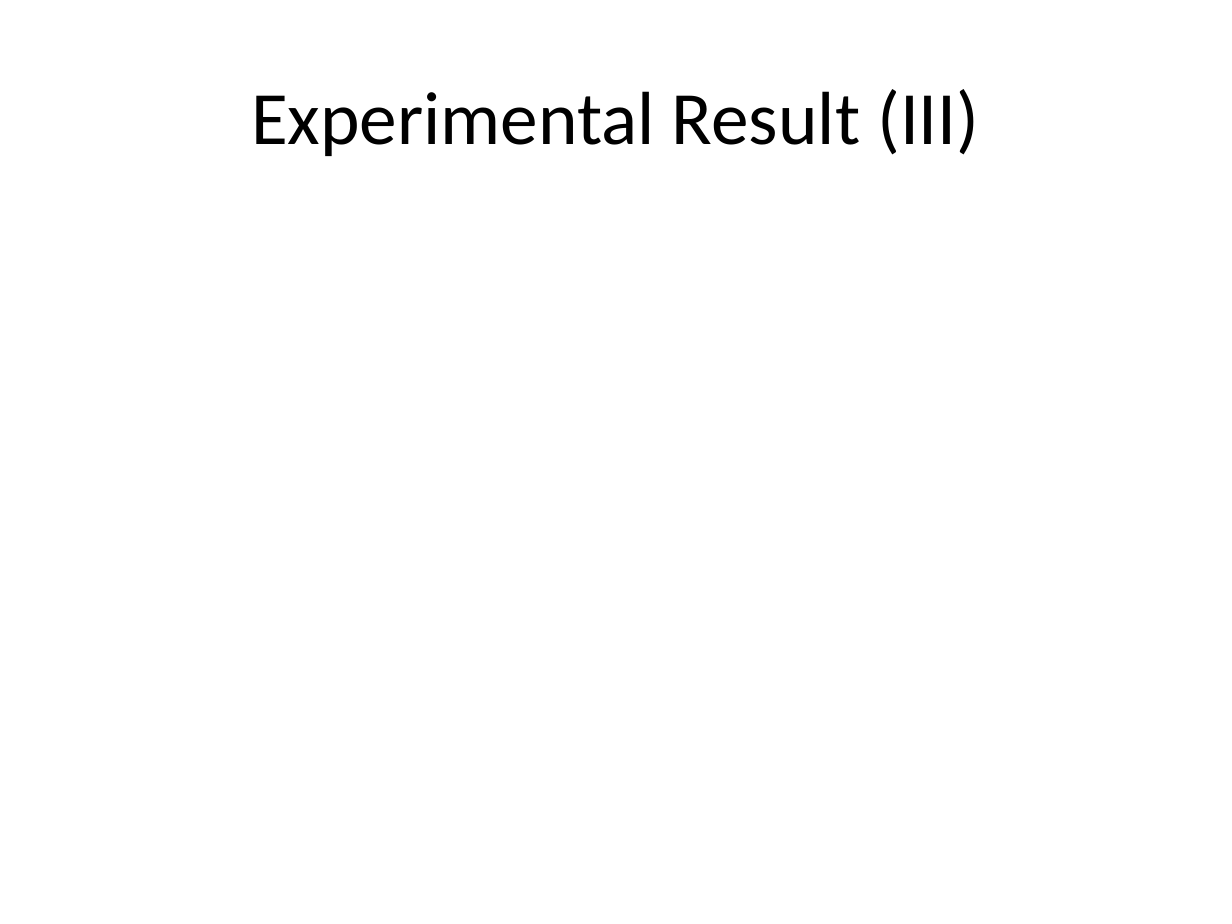
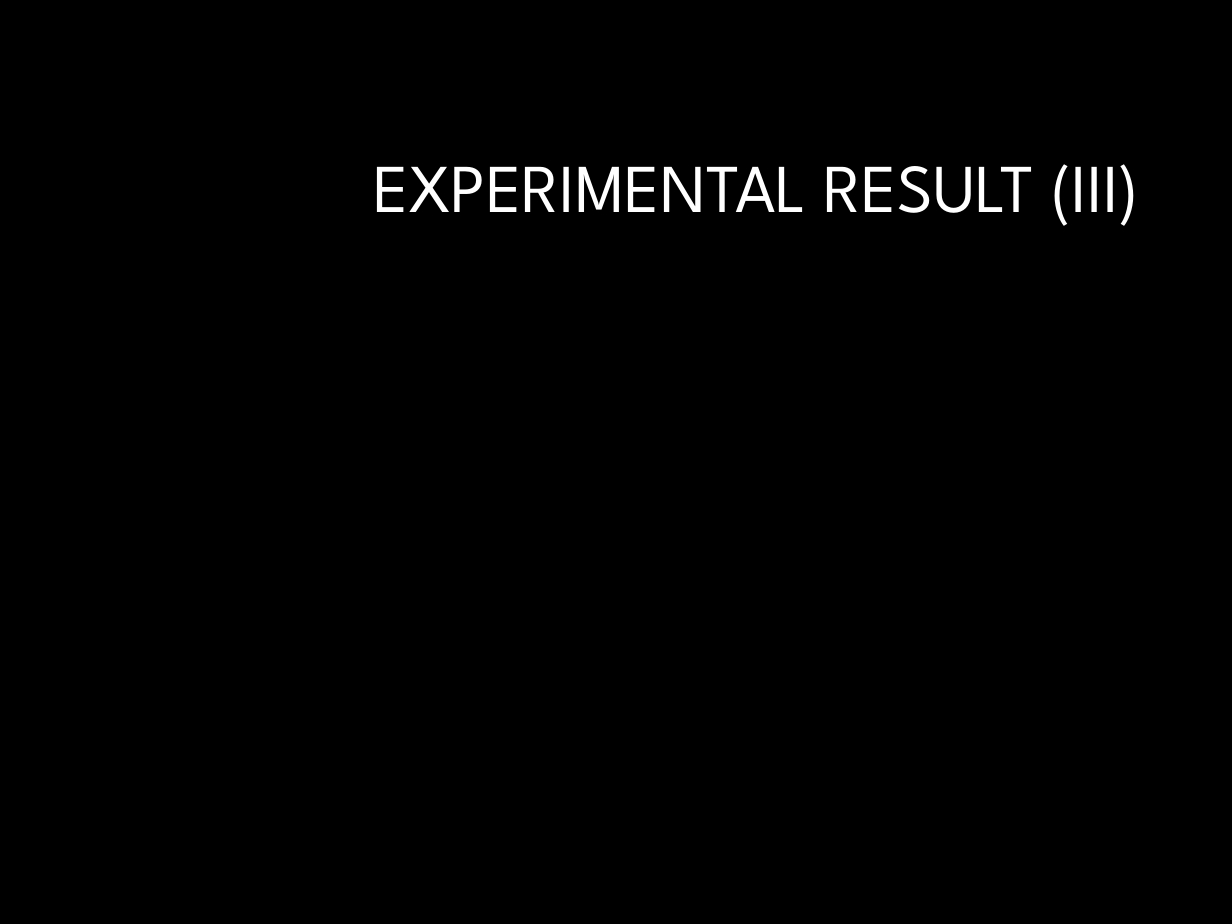
Before and after one commit to luk036/ellipsoid-method, a slide deck: slide 60 of temp4.pptx. Drawn at 1232x924 pixels with LibreOffice and Linux fonts; fonts in the diff are those of the drawing; background and template pictures are left out. Boxes give left, top, right and bottom in pixels: in the first picture for what was removed or moved away, otherwise in the second. Text is boxed around its words. In the diff, an @@ line names an element or a change of style, - is before the commit and + after.

```diff
--- a/temp4.pptx
+++ b/temp4.pptx
@@ background #FFFFFF to #000000 @@
@@ title at (x1=373, y1=164, x2=1139, y2=226): text changed; size 44 to 40 pt; font Calibri to League Spartan; text colour #000000 to #FFFFFF @@
-Experimental Result (III)
+EXPERIMENTAL RESULT (III)
```
Also in this commit, not shown: 62 other slides changed, 2 other files.
